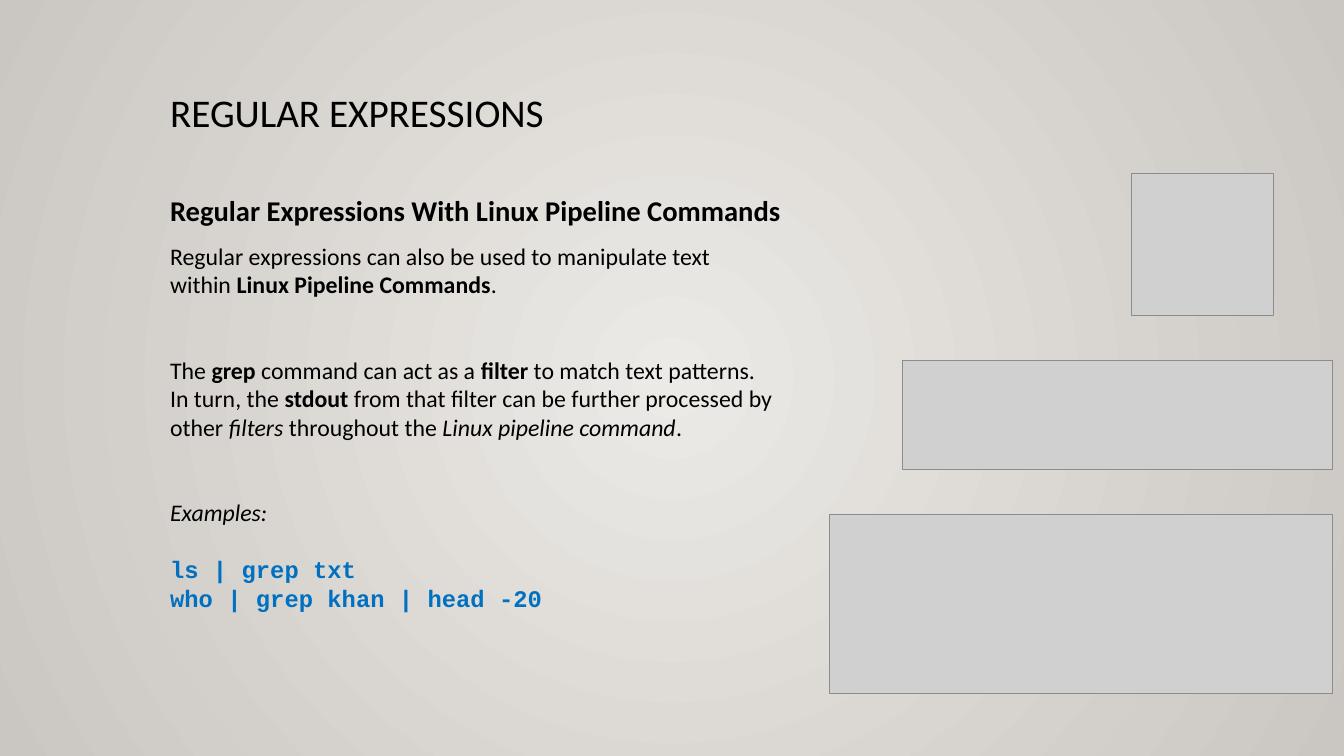
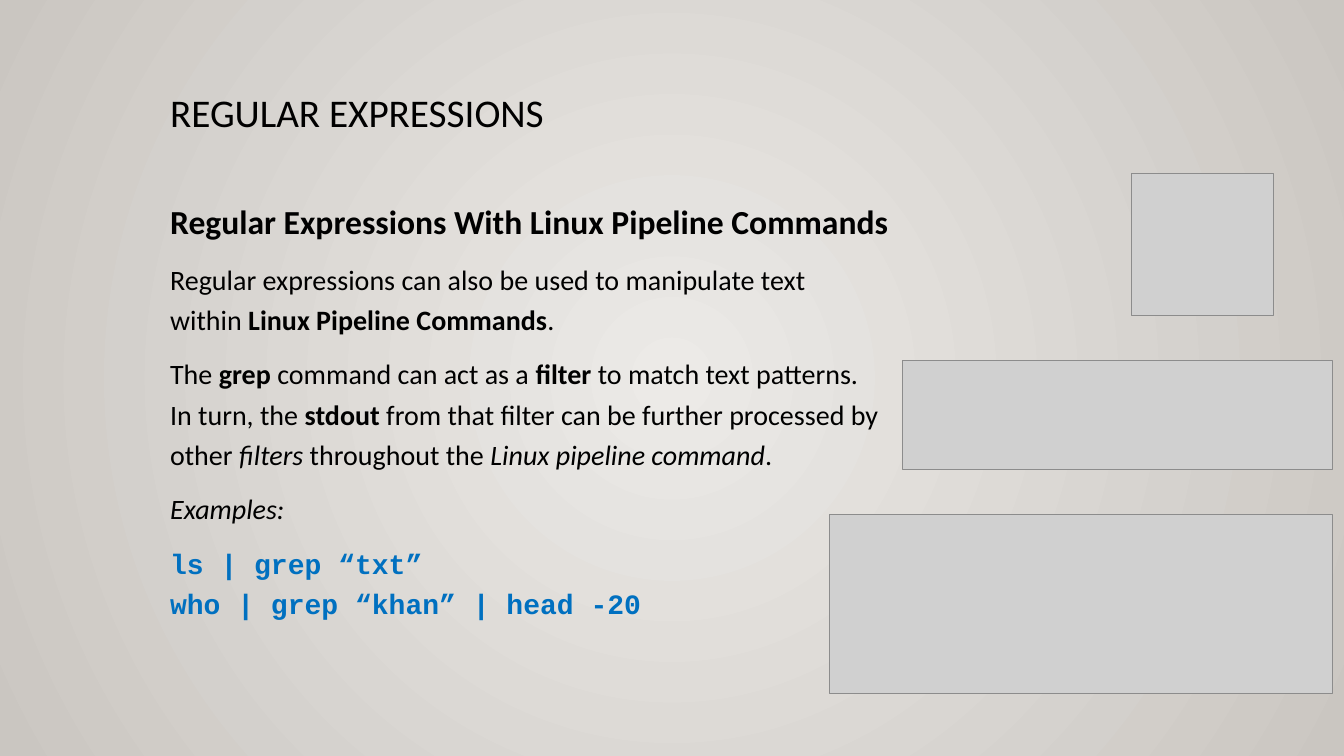
Before and after one commit to ULI101/slides, a slide deck: slide 7 of ULI101-9.1.pptx. Drawn at 1344x756 pixels with LibreOffice and Linux fonts; fonts in the diff are those of the drawing; grey boxes stand for pictures. Boxes give left, top, right and bottom in pixels: in the first picture for what was removed or moved away, otherwise in the second. Text is boxed around its words. In the diff, an @@ line names an element or a change of style, - is before the commit and + after.

```diff
--- a/ULI101-9.1.pptx
+++ b/ULI101-9.1.pptx
@@ text at (170,210,887,470): size 20.4 to 24 pt in "Regular Expressions With Linux Pipeline Commands"; size 17 to 20 pt in "Regular expressions can also be used to ...", "The grep command can act as a ..."; line spacing 1 to 1.2 @@
@@ text at (170,499,641,620): text changed; size 17 to 20 pt @@
-Examples:
-ls | grep txt
-who | grep khan | head -20
+Examples:
+ls | grep “txt”
+who | grep “khan” | head -20
```
Also in this commit, not shown: 11 other slides changed, 2 other files.
